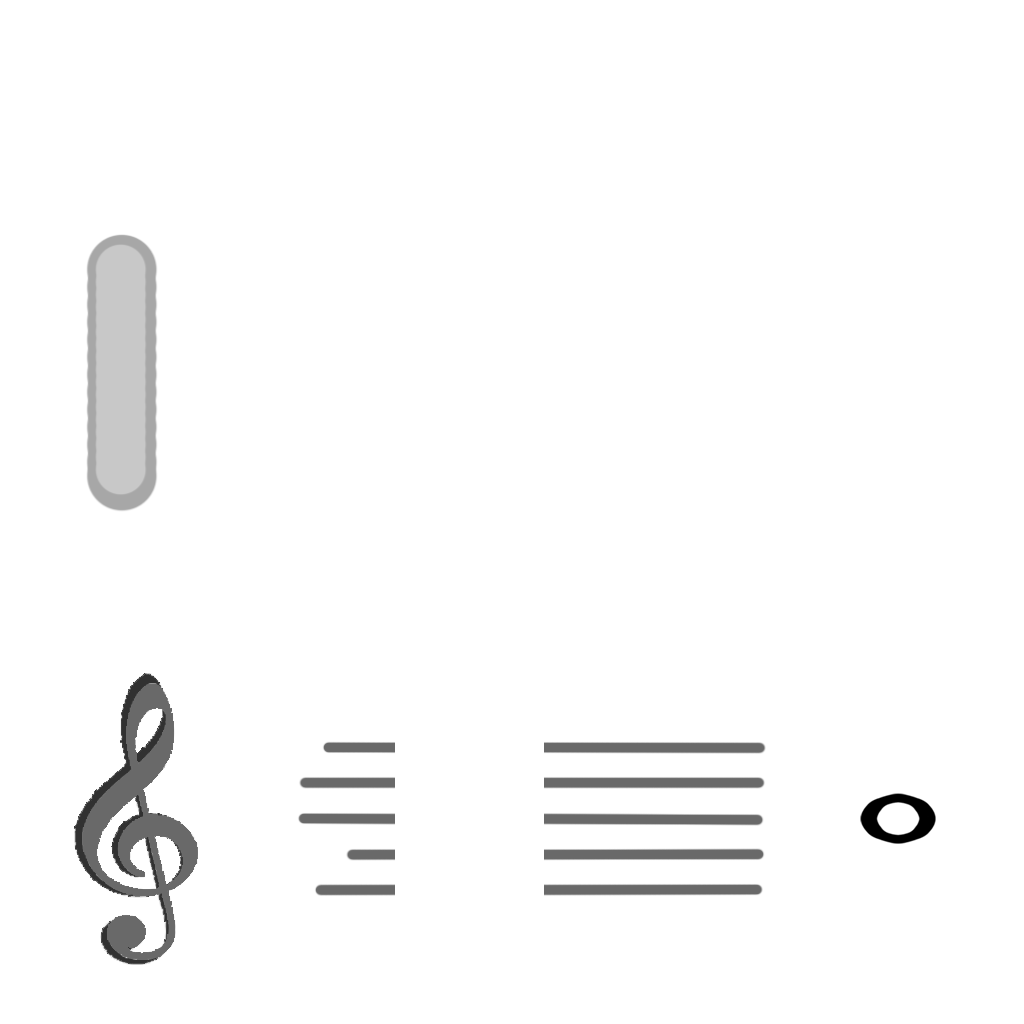
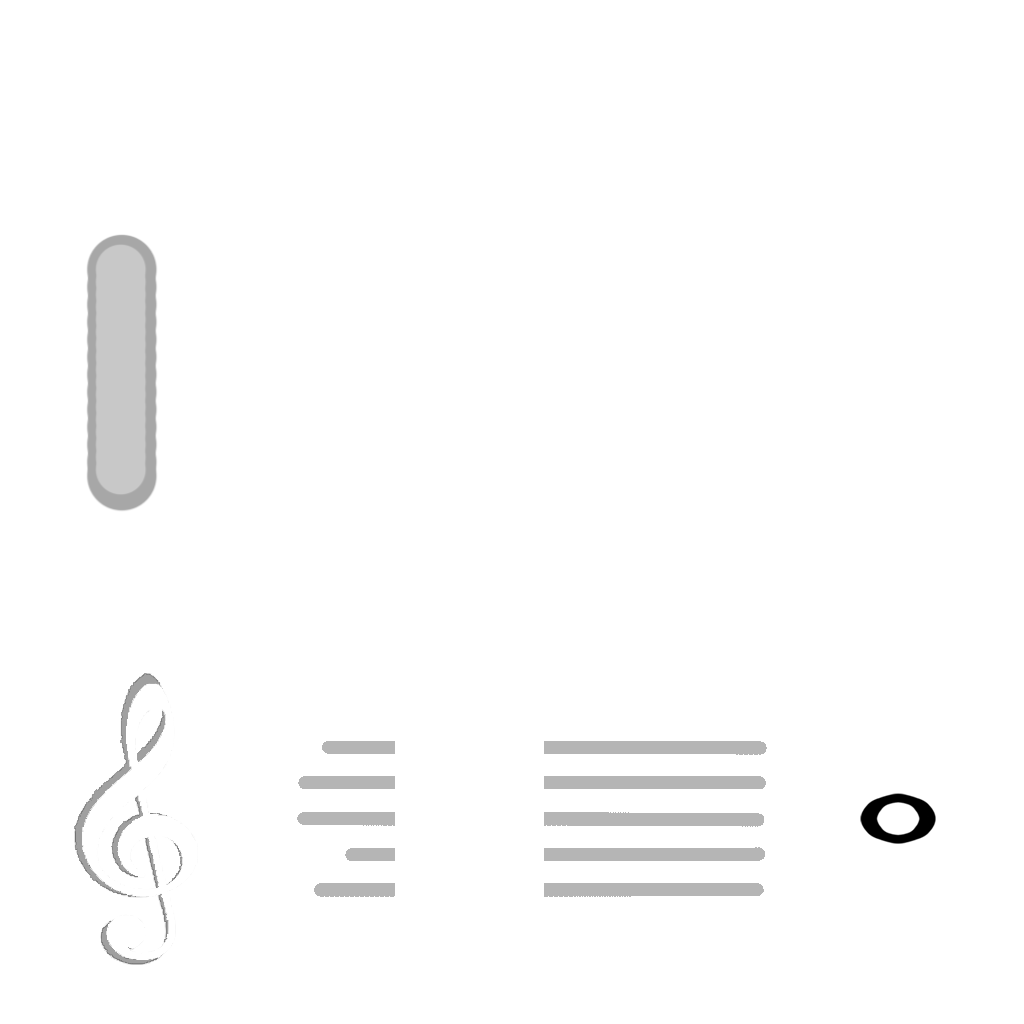
The second 1024x1024 image is a revision of the first. Changes to its layers:
painted on "Grey" over (x1=82, y1=684, x2=198, y2=960)
painted on "Black" over (x1=74, y1=673, x2=195, y2=964)
painted on "Layer 4" over (x1=297, y1=741, x2=767, y2=897)
